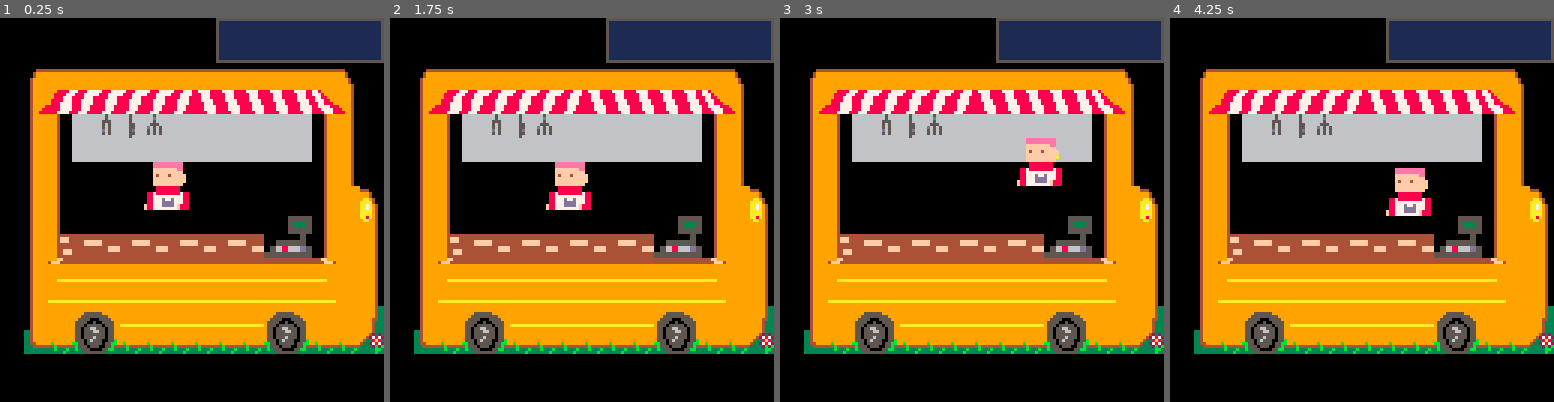
Above: before the commit, frames 1-4 (left to right).
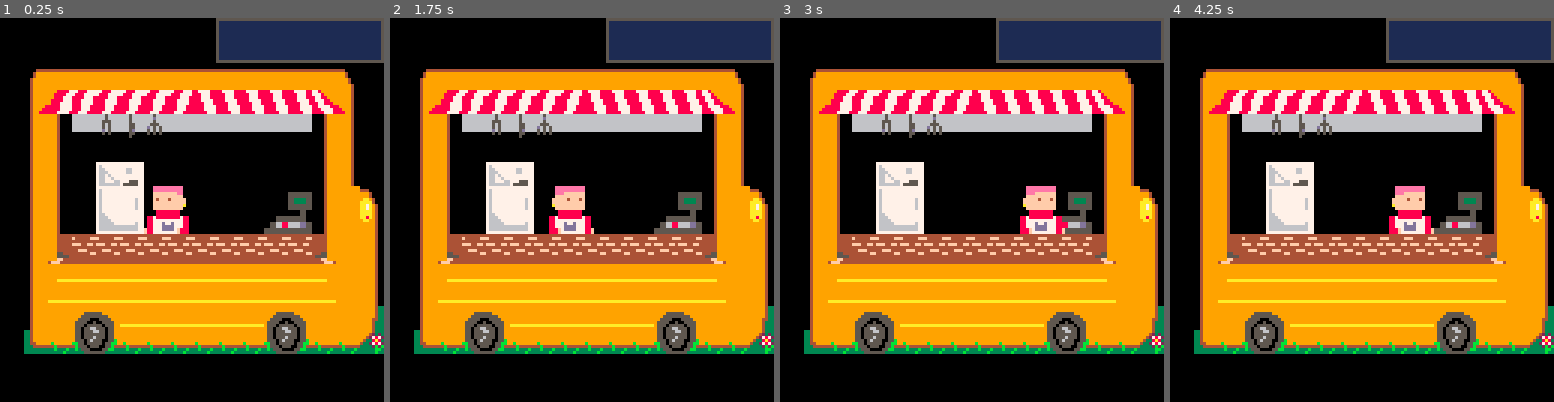
Above: after the commit, the same moments.

Repository: Agrumee/projet-collectif---pico-8-pico-resto
Game: PICO-8 cartridge PicoRestoV1.p8
Two runs of this game, one before a commit and one after it. Both use one fixed random seed, a clock stepped at 60 frames per second and the inputs below.
Inputs:
- Up to frame 1 (0.25 s): no input
- Up to frame 2 (1.75 s): hold Right from 1.6 s (still down)
- Up to frame 3 (3 s): release Right at 2.1 s; hold Up 2.15-2.42 s; hold Right from 2.47 s (still down)
- Up to frame 4 (4.25 s): release Right at 3.03 s; hold Left 3.08-3.58 s; hold Down 3.63-3.97 s; hold Right from 4.02 s (still down)

The runs differ from the first frame. In frame 1, 12% of the frame differs, in the area x 14-86%, y 29-63%; in frame 2, 12%; in frame 3, 11%; in frame 4, 11%.

Commit message:
ajout sprites + flip cuisto

Diff:
--- a/PicoRestoV1.p8
+++ b/PicoRestoV1.p8
@@ -13,16 +13,23 @@
 end
 -->8
 function create_player()
-    p = { x = 48, y = 48, sprite = 128 }
+    p = { x=48, y =56, sprite = 128 }
 end
 function player_movement()
     newx = p.x
     newy = p.y
 
-    if(btn(➡️)) newx+=1
-				if(btn(⬅️)) newx-=1
-				if(btn(⬆️)) newy-=1
-				if(btn(⬇️)) newy+=1
+                if btn(➡️) then
+                    newx+=1
+                    p.sprite=130                end
+
+				if btn(⬅️) then
+                    newx-=1
+                    p.sprite=128
+                end
+
+//				if(btn(⬆️)) newy-=1
+//				if(btn(⬇️)) newy+=1
     if check_flag(0, newx, newy) then
     else
         p.x = newx
@@ -122,20 +129,60 @@
 
 
 
+…(40 lines of a section not shown)…
 __gff__
-0000000000000000000000000000000000000000000000000000000000000000000000000000000000000000000000000000000000000000000000000000000000000000010101010100010101010101010100010001010101000000010100000000000000000101000101010000000000000001010101010000010100000000
+0000000000000000000000000000000000000000000000000000000000000000000000000000000000000000000000000000000000000000000000000000000000000000010101010100010101010101010100010001010101000000010100000000000000000001000101010000000000000000000001010000010100000000
 0000000000000000000000000000000000000000000000000000000000000000000000000000000000000000000000000000000000000000000000000000000000000000000000000000000000000000000000000000000000000000000000000000000000000000000000000000000000000000000000000000000000000000
 __map__
 5f5f5f5f5f5f5f5f5f706262626262615f5f5f5f5f5f5f5f5f5f5f5f7b7b5656565656565656565656565656565656565656565656560000000000000000000000000000000000000000000000000000000000000000000000000000000000000000000000000000000000000000000000000000000000000000000000000000
-5f5f5f5f5f5f5f7e7e607272727272715f5f5f5f5f5f5f5f5f5f5f5f7b7b5656565656565656565656565656565656565656565656560000000000000000000000000000000000000000000000000000000000000000000000000000000000000000000000000000000000000000000000000000000000000000000000000000
+5f5f5f5f5f5f5f7979607272727272715f5f5f5f5f5f5f5f5f5f5f5f7b7b5656565656565656565656565656565656565656565656560000000000000000000000000000000000000000000000000000000000000000000000000000000000000000000000000000000000000000000000000000000000000000000000000000
 5f414545454545454545454545456e5f5f5f5f5f5f5f5f5f5f5f5f5f797b5656565656565656565656565656565656565656565656560000000000000000000000000000000000000000000000000000000000000000000000000000000000000000000000000000000000000000000000000000000000000000000000000000
 5f524c4d4d4d4d4d4e4e4e4e4e50515f5f5f5f5f5f5f5f5f5f5f5f5f797b5656565656565656565656565656565656565656565656560000000000000000000000000000000000000000000000000000000000000000000000000000000000000000000000000000000000000000000000000000000000000000000000000000
 5f40576373757463636363636358445f5f5f5f5f5f5f5f5f5f5f5f5f797b5656565656565656565656565656565656565656565656560000000000000000000000000000000000000000000000000000000000000000000000000000000000000000000000000000000000000000000000000000000000000000000000000000
-5f40576363636363636363636358445f5f5f5f5f5f5f5f5f5f5f5f5f797b5656565656565656565656565656565656565656565656560000000000000000000000000000000000000000000000000000000000000000000000000000000000000000000000000000000000000000000000000000000000000000000000000000
-5f40576464646464646464646458445f5f5f5f5f5f5f5f5f5f5f5f5f79795656565656565656565656565656565656565656565656560000000000000000000000000000000000000000000000000000000000000000000000000000000000000000000000000000000000000000000000000000000000000000000000000000
-5f4057646464646464646464645854465f5f5f5f5f5f5f5f5f5f5f5f79795656565656565656565656565656565656565656565656560000000000000000000000000000000000000000000000000000000000000000000000000000000000000000000000000000000000000000000000000000000000000000000000000000
-5f40576d6d6d6d6d6d6d64666758545e5f5f5f5f5f5f5f5f5f5f5f5f79795656565656565656565656565656565656565656565656560000000000000000000000000000000000000000000000000000000000000000000000000000000000000000000000000000000000000000000000000000000000000000000000000000
-5f405c7a7b7a7b7a7b7a7b76775854445f5f5f5f5f5f5f5f5f5f5f5f79795656565656565656565656565656565656565656565656560000000000000000000000000000000000000000000000000000000000000000000000000000000000000000000000000000000000000000000000000000000000000000000000000000
+5f40577878787878787878787858445f5f5f5f5f5f5f5f5f5f5f5f5f797b5656565656565656565656565656565656565656565656560000000000000000000000000000000000000000000000000000000000000000000000000000000000000000000000000000000000000000000000000000000000000000000000000000
+5f4057646a6b6464646464646458445f5f5f5f5f5f5f5f5f5f5f5f5f79795656565656565656565656565656565656565656565656560000000000000000000000000000000000000000000000000000000000000000000000000000000000000000000000000000000000000000000000000000000000000000000000000000
+5f4057647c7d646464646464675854465f5f5f5f5f5f5f5f5f5f5f5f79795656565656565656565656565656565656565656565656560000000000000000000000000000000000000000000000000000000000000000000000000000000000000000000000000000000000000000000000000000000000000000000000000000
+5f40576d7a7b6d6d6d6d64767758545e5f5f5f5f5f5f5f5f5f5f5f5f79795656565656565656565656565656565656565656565656560000000000000000000000000000000000000000000000000000000000000000000000000000000000000000000000000000000000000000000000000000000000000000000000000000
+5f405c696969696969696969695d54445f5f5f5f5f5f5f5f5f5f5f5f79795656565656565656565656565656565656565656565656560000000000000000000000000000000000000000000000000000000000000000000000000000000000000000000000000000000000000000000000000000000000000000000000000000
 5f4053555555555555555555555654445f5f5f5f5f5f5f5f5f5f5f5f79795656565656565656565656565656565656565656565656560000000000000000000000000000000000000000000000000000000000000000000000000000000000000000000000000000000000000000000000000000000000000000000000000000
 5f406c6c6c6c6c6c6c6c6c6c6c6c54445f5f5f5f5f5f5f5f5f5f5f5f79795656565656565656565656565656565656565656565656560000000000000000000000000000000000000000000000000000000000000000000000000000000000000000000000000000000000000000000000000000000000000000000000000000
 5f40544a4b6c6c6c6c6c6c4a4b5454475f5f5f5f5f5f5f5f5f5f5f5f79795656565656565656565656565656565656565656565656560000000000000000000000000000000000000000000000000000000000000000000000000000000000000000000000000000000000000000000000000000000000000000000000000000
Not shown, changed: 80 lines of the sprite sheet (__gfx__) section of PicoRestoV1.p8
